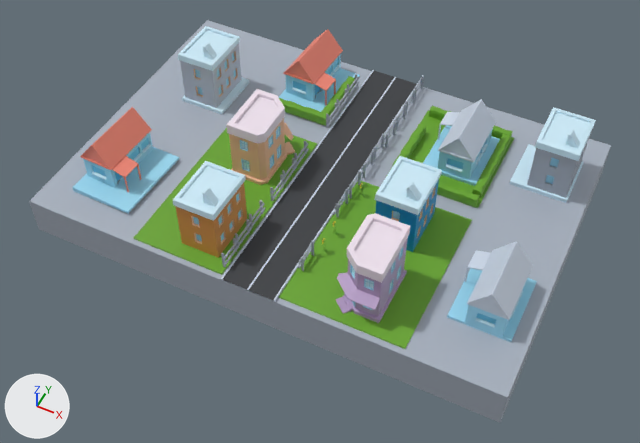
A saved change to the FBX model Assets/[Marathon]/Graphics/3DGraphics/Environment1/FBX/city.fbx.
Camera for both pictures: a camera (50 mm lens) standing at (24.7, -66.4, 56.9) and looking at (1.0, -19.0, -2.3). The lights are fixed; the arrows at lower left show +X, +Y and +Z. Where no turn or scale is listed for an object, it has been applied to the vertices. Vertices at the same position are counted once.

The older version as bpy lines, for what is in view:
```python
me_mesh_005 = bpy.data.meshes.new('Mesh.005')
me_mesh_005.from_pydata(...)  # 7292 vertices, 8247 faces; spans x -22.1..21.9, y -30.0..0.0, z -3.9..6.4
me_mesh_005.materials.append(mat_material_003)  # picture img_hyperbox_palette_01_png
ob_city = bpy.data.objects.new('City', me_mesh_005)
ob_city.location = (0.0, 0.0, 0.0)
```
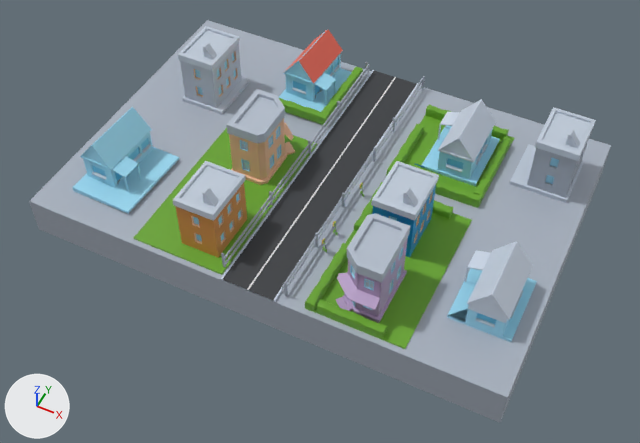
Location of each change, (x1, y1, x2, y2) in pixels of the pictures (640 x 443 px; the box of a moved part takes in the faces that stretch with it):
part 1 of me_mesh_005, added: after (342, 193, 345, 208)
part 2 of me_mesh_005, rebuilt (6% wider): before (411, 124, 426, 144); after (408, 124, 424, 145)
part 3 of me_mesh_005, rebuilt (73% wider, 76% taller): before (384, 123, 394, 139); after (376, 122, 394, 151)
part 4 of me_mesh_005, rebuilt (108% wider, 105% taller): before (334, 197, 345, 215); after (318, 202, 342, 240)
part 5 of me_mesh_005, deleted: before (233, 74, 424, 271)
part 6 of me_mesh_005, moved or reshaped: before (73, 29, 589, 349); after (221, 64, 514, 349)
part 7 of me_mesh_005, surface changed (blue to white): (82, 26, 596, 318) in both

The change, as a diff of the scene's bpy script:
```diff
--- a/Assets/[Marathon]/Graphics/3DGraphics/Environment1/FBX/city.fbx.py
+++ b/Assets/[Marathon]/Graphics/3DGraphics/Environment1/FBX/city.fbx.py
@@ me_mesh_005 @@
 # used by ob_city; location = (0.0, 0.0, 0.0)
-me_mesh_005.from_pydata(...)  # 7292 vertices, 8247 faces; spans x -22.1..21.9, y -30.0..0.0, z -3.9..6.4
+me_mesh_005.from_pydata(...)  # 6080 vertices, 4979 faces; spans x -22.1..21.9, y -30.0..0.0, z -3.9..6.4
+# me_mesh_005 part 1: the loose piece of 8 vertices spanning x -2.5..-2.4, y -30.0..0.0, z -0.2..0.1 is copied, and the copy is scaled about its middle by (1.54, 0.00507, 6.85), then moved by (5.4, -3.3, 0.8); it spans x 2.8..3.0, y -18.4..-18.3, z -0.1..1.7
+# me_mesh_005 part 2: the loose piece of 51 vertices spanning x 5.0..5.8, y -8.4..-6.3, z 0.0..0.9 is rebuilt with 51 vertices and now spans x 4.7..5.6, y -8.3..-6.2, z -0.2..0.8
+# me_mesh_005 part 3: the loose piece of 12 vertices spanning x 3.0..3.2, y -9.8..-7.6, z 0.9..1.2 is rebuilt with 16 vertices and now spans x 2.9..3.0, y -11.8..-7.4, z 0.9..1.2
+# me_mesh_005 part 4: the loose piece of 8 vertices spanning x 2.8..2.9, y -19.9..-17.6, z 0.4..0.6 is rebuilt with 20 vertices and now spans x 2.8..2.9, y -23.4..-18.4, z 0.4..0.6
+# me_mesh_005 part 5: 44 loose pieces with 356 vertices, spanning x -3.2..3.3, y -27.0..-0.2, z -0.2..1.7, are deleted
+# me_mesh_005 part 6: 91 vertices moved from x -7.7..10.6, y -29.5..-2.9, z -0.2..4.7 to x -7.7..10.6, y -29.5..-1.2, z -0.2..4.7; 2610 vertices removed from x -19.1..20.5, y -29.5..-0.2, z -0.3..6.3; 1666 vertices added at x -3.8..13.5, y -29.5..-0.3, z -0.2..6.3
+# me_mesh_005 part 7: 351 kept faces spanning x -19.1..20.2, y -30.0..0.0, z -0.2..6.4 get new texture (UV) coordinates
 me_mesh_005.materials.append(mat_material_003)
```
